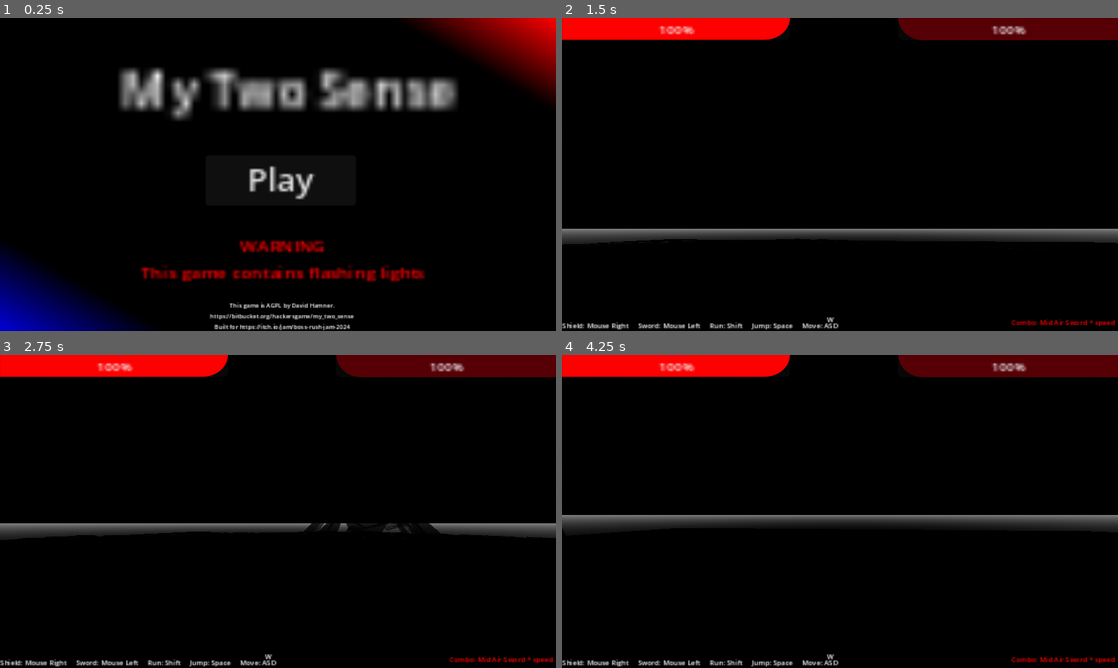
Above: before the commit, frames 1-4 (two rows, left to right).
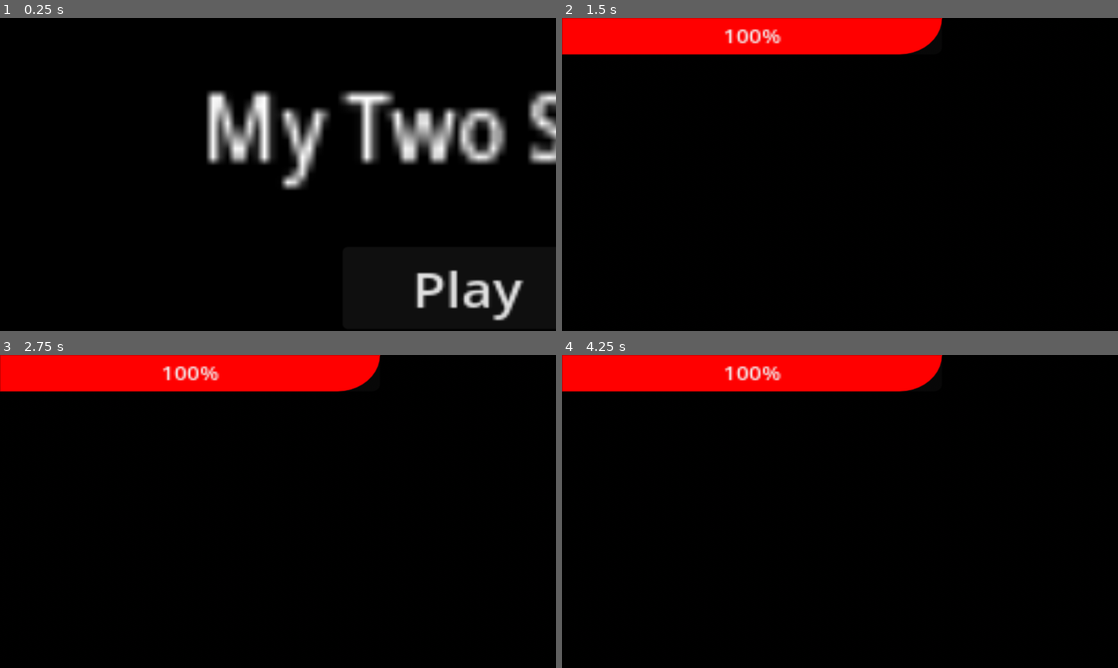
Above: after the commit, the same moments.

Repository: ruapotato/eyelander
Game: Godot game, scene res://main_menu.tscn
The game is run twice, just before and just after one commit, with the same random seed, the same clock (stepped at 60 frames per second) and the same inputs. Sound files missing from this copy of the repository are replaced by a short silence.
Inputs (mouse positions are in pixels of both pictures, inside the frame that each line leads up to):
- Up to frame 1 (0.25 s): no input
- Up to frame 2 (1.5 s): click "Play" at 0.5 s; tap Enter at 1.25 s; move the mouse to (962, 158) at 1.27 s; hold D (right) from 1.28 s (still down); right-click (962, 158) at 1.35 s
- Up to frame 3 (2.75 s): tap Space (jump) at 1.52, 2.27 s; move the mouse to (250, 511) at 2.02 s; release D (right) at 2.03 s; hold W (forward) from 2.03 s (still down); right-click (250, 511) at 2.1 s
- Up to frame 4 (4.25 s): keep holding W (forward); move the mouse to (851, 505) at 2.77 s; hold Shift (sprint) 2.78-3.53 s; right-click (851, 505) at 3.05 s; move the mouse to (834, 517) at 3.52 s; click (834, 517) at 3.6 s; tap Space (jump) at 3.77 s; right-click (834, 517) at 3.8 s

The runs differ from the first frame. In frame 1, 25% of the frame differs, in the area x 0-100%, y 0-100%; in frame 2, 13%; in frame 3, 12%; in frame 4, 13%.

Commit message:
1/2 done 2nd boss

Diff:
--- a/Light_sounds.gd
+++ b/Light_sounds.gd
@@ -15,8 +15,10 @@
 	if get_playback_position() != 0:
 		var this_stream = get_stream_playback()
 		var volume_peak = AudioServer.get_bus_peak_volume_left_db(0,0)
-		if volume_peak > -150:
-			light.light_energy = abs(volume_peak) /8
-			#print(volume_peak)
+		#if volume_peak > -150:
+		var new_light_power = (200 + volume_peak)/200
+		#light.light_energy = abs(volume_peak) /2
+		light.light_energy = new_light_power
+		#print(new_light_power)
 	else:
 		light.light_energy = 0
--- a/boss_1.gd
+++ b/boss_1.gd
@@ -107,8 +107,8 @@
 
 func walk_sound():
 	if walking_on == "dirt":
-		#var sound_to_use = dirt_sounds.get_children().pick_random()
-		var sound_to_use = dirt_sounds.get_children()[0]
+		var sound_to_use = dirt_sounds.get_children().pick_random()
+		#var sound_to_use = dirt_sounds.get_children()[0]
 		#$"sounds/walking_dirt/1/sound_light".light_energy
 		#$"sounds/walking_dirt/1".
 		sound_to_use.play()
--- a/boss_1.tscn
+++ b/boss_1.tscn
@@ -39,7 +39,7 @@
 transform = Transform3D(1, 0, 0, 0, 1, 0, 0, 0, 1, 0, 2.65833, 3.72553)
 
 [node name="walking_dirt" type="Node3D" parent="sounds"]
-transform = Transform3D(2.07591, 0, 0, 0, 1.69565, 0, 0, 0, 2.17674, 0, -2.31325, -4.45003)
+transform = Transform3D(2.07591, 0, 0, 0, 1.69565, 0, 0, 0, 2.17674, 0, -0.909337, -0.134472)
 
 [node name="1" type="AudioStreamPlayer3D" parent="sounds/walking_dirt"]
 stream = ExtResource("2_tgton")
@@ -48,17 +48,18 @@
 
 [node name="sound_light" type="OmniLight3D" parent="sounds/walking_dirt/1"]
 transform = Transform3D(1, 0, 0, 0, 1, 0, 0, 0, 1, 0, 0.0348836, -0.0037058)
-light_color = Color(0.147351, 0.577576, 0.999995, 1)
-light_energy = 15.03
+light_color = Color(0.254902, 0.615686, 1, 1)
+light_energy = 16.0
 light_size = 1.0
 omni_range = 4096.0
 
 [node name="2" type="AudioStreamPlayer3D" parent="sounds/walking_dirt"]
 stream = ExtResource("3_vpcd2")
 doppler_tracking = 2
+script = ExtResource("3_t7c3m")
 
 [node name="sound_light" type="OmniLight3D" parent="sounds/walking_dirt/2"]
-light_color = Color(0.147351, 0.577576, 0.999995, 1)
+light_color = Color(0.254902, 0.615686, 1, 1)
 light_energy = 0.0
 light_size = 1.0
 omni_range = 4096.0
@@ -66,9 +67,10 @@
 [node name="3" type="AudioStreamPlayer3D" parent="sounds/walking_dirt"]
 stream = ExtResource("4_knmrh")
 doppler_tracking = 2
+script = ExtResource("3_t7c3m")
 
 [node name="sound_light" type="OmniLight3D" parent="sounds/walking_dirt/3"]
-light_color = Color(0.147351, 0.577576, 0.999995, 1)
+light_color = Color(0.254902, 0.615686, 1, 1)
 light_energy = 0.0
 light_size = 1.0
 omni_range = 4096.0
@@ -76,9 +78,10 @@
 [node name="4" type="AudioStreamPlayer3D" parent="sounds/walking_dirt"]
 stream = ExtResource("5_cu7dq")
 doppler_tracking = 2
+script = ExtResource("3_t7c3m")
 
 [node name="sound_light" type="OmniLight3D" parent="sounds/walking_dirt/4"]
-light_color = Color(0.147351, 0.577576, 0.999995, 1)
+light_color = Color(0.254902, 0.615686, 1, 1)
 light_energy = 0.0
 light_size = 1.0
 omni_range = 4096.0
@@ -86,9 +89,10 @@
 [node name="5" type="AudioStreamPlayer3D" parent="sounds/walking_dirt"]
 stream = ExtResource("1_6mnuc")
 doppler_tracking = 2
+script = ExtResource("3_t7c3m")
 
 [node name="sound_light" type="OmniLight3D" parent="sounds/walking_dirt/5"]
-light_color = Color(0.147351, 0.577576, 0.999995, 1)
+light_color = Color(0.254902, 0.615686, 1, 1)
 light_energy = 0.0
 light_size = 1.0
 omni_range = 4096.0
@@ -96,9 +100,10 @@
 [node name="6" type="AudioStreamPlayer3D" parent="sounds/walking_dirt"]
 stream = ExtResource("7_g8v14")
 doppler_tracking = 2
+script = ExtResource("3_t7c3m")
 
 [node name="sound_light" type="OmniLight3D" parent="sounds/walking_dirt/6"]
-light_color = Color(0.147351, 0.577576, 0.999995, 1)
+light_color = Color(0.254902, 0.615686, 1, 1)
 light_energy = 0.0
 light_size = 1.0
 omni_range = 4096.0
@@ -106,9 +111,10 @@
 [node name="7" type="AudioStreamPlayer3D" parent="sounds/walking_dirt"]
 stream = ExtResource("8_4embh")
 doppler_tracking = 2
+script = ExtResource("3_t7c3m")
 
 [node name="sound_light" type="OmniLight3D" parent="sounds/walking_dirt/7"]
-light_color = Color(0.147351, 0.577576, 0.999995, 1)
+light_color = Color(0.254902, 0.615686, 1, 1)
 light_energy = 0.0
 light_size = 1.0
 omni_range = 4096.0
@@ -116,9 +122,10 @@
 [node name="8" type="AudioStreamPlayer3D" parent="sounds/walking_dirt"]
 stream = ExtResource("9_28vn0")
 doppler_tracking = 2
+script = ExtResource("3_t7c3m")
 
 [node name="sound_light" type="OmniLight3D" parent="sounds/walking_dirt/8"]
-light_color = Color(0.147351, 0.577576, 0.999995, 1)
+light_color = Color(0.254902, 0.615686, 1, 1)
 light_energy = 0.0
 light_size = 1.0
 omni_range = 4096.0
--- a/boss_1_import.tscn
+++ b/boss_1_import.tscn
@@ -79,32 +79,32 @@
 [node name="boss_2" instance=ExtResource("1_ignb7")]
 
 [node name="Skeleton3D" parent="Armature" index="0"]
-bones/0/position = Vector3(1.11893, 13.9753, -9.13724)
+bones/0/position = Vector3(1.11893, 13.791, -9.13724)
 bones/0/rotation = Quaternion(0.736164, -0.0295269, 0.0319947, 0.675401)
-bones/1/rotation = Quaternion(-0.250052, -0.171317, -0.740835, 0.599406)
+bones/1/rotation = Quaternion(-0.256935, -0.167123, -0.737112, 0.602263)
 bones/2/rotation = Quaternion(0.438268, 0.0668664, -0.295323, 0.846306)
-bones/3/rotation = Quaternion(-0.239615, 0.18801, 0.684252, 0.662598)
+bones/3/rotation = Quaternion(-0.246795, 0.184415, 0.680253, 0.665086)
 bones/4/rotation = Quaternion(0.438265, -0.0668649, 0.295321, 0.846309)
 bones/7/rotation = Quaternion(0.194838, -0.130096, 0.0755277, 0.969231)
 bones/8/rotation = Quaternion(0.198067, 0.123456, -0.0985119, 0.96738)
 bones/9/rotation = Quaternion(0.193732, 0.00977137, 0.0366219, 0.980322)
-bones/12/rotation = Quaternion(0.126626, -0.571012, -0.43809, 0.682634)
+bones/12/rotation = Quaternion(0.117137, -0.555598, -0.443063, 0.693748)
 bones/12/scale = Vector3(1.15439, 1.15439, 1.15439)
 bones/13/rotation = Quaternion(0.028987, 0.199629, -0.253802, 0.945988)
 bones/13/scale = Vector3(1.00013, 1.34351, 1.00679)
-bones/14/rotation = Quaternion(0.126628, 0.571011, 0.43809, 0.682634)
+bones/14/rotation = Quaternion(0.117134, 0.555589, 0.443065, 0.693753)
 bones/14/scale = Vector3(1.15439, 1.15439, 1.15439)
 bones/15/rotation = Quaternion(0.0289858, -0.199626, 0.253803, 0.945988)
 bones/15/scale = Vector3(1.00013, 1.34351, 1.00679)
-bones/16/rotation = Quaternion(-0.0409857, -0.536992, -0.620045, 0.57053)
+bones/16/rotation = Quaternion(-0.0488521, -0.528487, -0.620925, 0.57686)
 bones/16/scale = Vector3(1.28774, 1.28774, 1.28774)
 bones/17/rotation = Quaternion(0.077453, -0.0657471, -0.209374, 0.972543)
-bones/18/rotation = Quaternion(-0.0213356, 0.538061, 0.59869, 0.592963)
+bones/18/rotation = Quaternion(-0.0294933, 0.529865, 0.599335, 0.599308)
 bones/18/scale = Vector3(1.28774, 1.28774, 1.28774)
 bones/19/rotation = Quaternion(0.0774488, 0.065749, 0.209372, 0.972544)
-bones/20/rotation = Quaternion(-0.0722122, -0.256028, -0.574854, 0.773807)
+bones/20/rotation = Quaternion(-0.0774889, -0.250245, -0.565917, 0.781736)
 bones/21/rotation = Quaternion(0.287304, -0.0634732, -0.4826, 0.824939)
-bones/22/rotation = Quaternion(-0.0815329, 0.257041, 0.60747, 0.747169)
+bones/22/rotation = Quaternion(-0.0866085, 0.251062, 0.598914, 0.755493)
 bones/23/rotation = Quaternion(0.243098, 0.00481293, 0.535462, 0.808802)
 
 [node name="Cube" parent="Armature/Skeleton3D" index="0"]
@@ -114,17 +114,17 @@
 surface_material_override/3 = ExtResource("2_5mrau")
 
 [node name="butt_bone" type="BoneAttachment3D" parent="Armature/Skeleton3D" index="1"]
-transform = Transform3D(0.996212, -0.0866918, 0.00722172, -0.000254781, -0.0859227, -0.996305, 0.086992, 0.992523, -0.0856193, 1.11893, 13.9753, -9.13724)
+transform = Transform3D(0.996212, -0.0866917, 0.00722166, -0.000254777, -0.0859221, -0.996305, 0.0869919, 0.992523, -0.0856187, 1.11893, 13.791, -9.13724)
 bone_name = "body"
 bone_idx = 0
 
 [node name="head_bone" type="BoneAttachment3D" parent="Armature/Skeleton3D" index="2"]
-transform = Transform3D(0.99971, -0.0241336, 0.00195792, 0.00122079, -0.0305184, -0.999536, 0.0241825, 0.999243, -0.0304805, 0.424789, 13.9502, 1.52237)
+transform = Transform3D(0.99971, -0.0241335, 0.00195787, 0.00122075, -0.0305178, -0.999536, 0.0241824, 0.999243, -0.0304799, 0.424792, 13.7659, 1.52237)
 bone_name = "head"
 bone_idx = 6
 
 [node name="brain_bone" type="BoneAttachment3D" parent="Armature/Skeleton3D" index="3"]
-transform = Transform3D(1, 0.00116039, -4.03018e-07, -4.60033e-07, 4.75746e-07, -1, -0.00115989, 0.999999, -3.12906e-08, 0.220512, 13.9753, 9.28861)
+transform = Transform3D(1, 0.00116056, -4.76447e-07, -5.33072e-07, 8.91031e-07, -1, -0.00116008, 0.999999, 3.85942e-07, 0.220517, 13.791, 9.28861)
 bone_name = "body_5"
 bone_idx = 11
 
--- /dev/null
+++ b/boss_2.gd
@@ -0,0 +1,54 @@
+extends Node3D
+
+@onready var seg_bit = preload("res://seg_bit.tscn")
+
+@onready var damage_todo = 0
+@onready var start_life = 500
+@onready var life = start_life
+@onready var player = get_parent().find_child("player")
+
+var max_segment = 5
+#var segments = [[100,100,100,100,100],
+#[100,100,100,100,100]]
+var segments = []
+
+# Called when the node enters the scene tree for the first time.
+func _ready():
+	segments.append([])
+	for i in range(0,max_segment):
+		segments[-1].append(100)
+	pass # Replace with function body.
+
+func get_target():
+	return(player.global_position + Vector3(0,.2,0))
+
+func get_segments_bits(index):
+	var found = []
+	for body in get_children():
+		if "segy" in body.name and "segy_" + str(index) in body.name:
+			found.append(body)
+	return(found)
+
+# Called every frame. 'delta' is the elapsed time since the previous frame.
+func _process(delta):
+	for index in range(0, len(segments)):
+		var segment = segments[index]
+		var segment_bits = get_segments_bits(index)
+		if len(segment) > len(segment_bits):
+			var needed = len(segment) - len(segment_bits)
+			print("need to spawn: " + str(needed))
+			print(index)
+			for seg_index in range(len(segment_bits), len(segment_bits) + needed):
+				var name = "segy_" + str(index) + "_" + str(seg_index)
+				var parent_seg = "segy_" + str(index) + "_" + str(seg_index - 1)
+				print("swapn: " + name)
+				var new_seg_bit = seg_bit.instantiate()
+				new_seg_bit.name = name
+				new_seg_bit.index = index
+				new_seg_bit.seg_index = seg_index
+				new_seg_bit.set_deferred("global_position", global_position + Vector3(seg_index,0,seg_index))
+				if seg_index == 0:
+					new_seg_bit.is_head = true
+				else:
+					new_seg_bit.parent_seg = parent_seg
+				add_child(new_seg_bit)
--- /dev/null
+++ b/boss_2.tscn
@@ -0,0 +1,6 @@
+[gd_scene load_steps=2 format=3 uid="uid://cn17hvepftift"]
+
+[ext_resource type="Script" path="res://boss_2.gd" id="1_5dxve"]
+
+[node name="boss_2" type="Node3D"]
+script = ExtResource("1_5dxve")
--- a/player.gd
+++ b/player.gd
@@ -9,7 +9,7 @@
 @onready var gui = $GUI
 @onready var hurt_sund = $hurt
 @onready var dirt_sounds = $sounds/walking_dirt
-@onready var boss_1 = get_parent().find_child("boss_1")
+@onready var boss = get_parent().find_child("boss")
 @onready var game_over_screen = preload("res://game_over.tscn")
 var walk_sound_every = 0
 var walk_sounds_timer = 0
@@ -28,7 +28,7 @@
 var damage_todo = 0
 var life = 100
 var life_gen = .5
-var boss_1_life = 0
+var boss_life = 0
 #var swipe_start_angle = 180
 #var swipe_end_angle = 30
 var swipe_stage = 1
@@ -92,8 +92,8 @@
 
 func walk_sound():
 	if walking_on == "dirt":
-		#var sound_to_use = dirt_sounds.get_children().pick_random()
-		var sound_to_use = dirt_sounds.get_children()[0]
+		var sound_to_use = dirt_sounds.get_children().pick_random()
+		#var sound_to_use = dirt_sounds.get_children()[0]
 		#$"sounds/walking_dirt/1/sound_light".light_energy
 		#$"sounds/walking_dirt/1".
 		sound_to_use.play()
@@ -128,10 +128,11 @@
 	# Get the input direction and handle the movement/deceleration.
 	# As good practice, you should replace UI actions with custom gameplay actions.
 	if dazzed == 0:
-		walk_sounds_timer += delta
-		if walk_sounds_timer >= walk_sound_every:
-			walk_sound()
-			walk_sounds_timer = 0
+		if is_on_floor():
+			walk_sounds_timer += delta
+			if walk_sounds_timer >= walk_sound_every:
+				walk_sound()
+				walk_sounds_timer = 0
 			#print("wlak sound")
 		var input_dir = Input.get_vector("left", "right", "forward", "backward")
 		var direction = (piv.transform.basis * Vector3(input_dir.x, 0, input_dir.y)).normalized()
@@ -207,9 +208,10 @@
 
 # Called every frame. 'delta' is the elapsed time since the previous frame.
 func _process(delta):
-	if boss_1_life != boss_1.life:
-		boss_1_life =  boss_1.life
-		gui.find_child("BOSS_1_LIFE").value = (boss_1.life/boss_1.start_life) * 100
+	if boss_life != boss.life:
+		boss_life =  boss.life
+		if gui.find_child("boss_LIFE"):
+			gui.find_child("boss_LIFE").value = (boss.life/boss.start_life) * 100
 		#print("set boss life")
 
 	if life < 100:
--- a/player.tscn
+++ b/player.tscn
@@ -86,6 +86,7 @@
 [node name="2" type="AudioStreamPlayer3D" parent="sounds/walking_dirt"]
 stream = ExtResource("8_ma7fy")
 doppler_tracking = 2
+script = ExtResource("6_47ugm")
 
 [node name="sound_light" type="OmniLight3D" parent="sounds/walking_dirt/2"]
 light_color = Color(0.254902, 0.615686, 1, 1)
@@ -96,6 +97,7 @@
 [node name="3" type="AudioStreamPlayer3D" parent="sounds/walking_dirt"]
 stream = ExtResource("9_dqeyl")
 doppler_tracking = 2
+script = ExtResource("6_47ugm")
 
 [node name="sound_light" type="OmniLight3D" parent="sounds/walking_dirt/3"]
 light_color = Color(0.254902, 0.615686, 1, 1)
@@ -106,6 +108,7 @@
 [node name="4" type="AudioStreamPlayer3D" parent="sounds/walking_dirt"]
 stream = ExtResource("10_1rxt7")
 doppler_tracking = 2
+script = ExtResource("6_47ugm")
 
 [node name="sound_light" type="OmniLight3D" parent="sounds/walking_dirt/4"]
 light_color = Color(0.254902, 0.615686, 1, 1)
@@ -116,6 +119,7 @@
 [node name="5" type="AudioStreamPlayer3D" parent="sounds/walking_dirt"]
 stream = ExtResource("11_0skx8")
 doppler_tracking = 2
+script = ExtResource("6_47ugm")
 
 [node name="sound_light" type="OmniLight3D" parent="sounds/walking_dirt/5"]
 light_color = Color(0.254902, 0.615686, 1, 1)
@@ -126,6 +130,7 @@
 [node name="6" type="AudioStreamPlayer3D" parent="sounds/walking_dirt"]
 stream = ExtResource("12_tnttn")
 doppler_tracking = 2
+script = ExtResource("6_47ugm")
 
 [node name="sound_light" type="OmniLight3D" parent="sounds/walking_dirt/6"]
 light_color = Color(0.254902, 0.615686, 1, 1)
@@ -136,6 +141,7 @@
 [node name="7" type="AudioStreamPlayer3D" parent="sounds/walking_dirt"]
 stream = ExtResource("13_a1ryk")
 doppler_tracking = 2
+script = ExtResource("6_47ugm")
 
 [node name="sound_light" type="OmniLight3D" parent="sounds/walking_dirt/7"]
 light_color = Color(0.254902, 0.615686, 1, 1)
@@ -146,6 +152,7 @@
 [node name="8" type="AudioStreamPlayer3D" parent="sounds/walking_dirt"]
 stream = ExtResource("14_64vdx")
 doppler_tracking = 2
+script = ExtResource("6_47ugm")
 
 [node name="sound_light" type="OmniLight3D" parent="sounds/walking_dirt/8"]
 light_color = Color(0.254902, 0.615686, 1, 1)
--- a/project.godot
+++ b/project.godot
@@ -17,9 +17,6 @@
 
 [display]
 
-window/size/viewport_width=1920
-window/size/viewport_height=1080
-window/size/mode=3
 window/stretch/mode="canvas_items"
 
 [input]
--- /dev/null
+++ b/seg_bit.gd
@@ -0,0 +1,116 @@
+extends Area3D
+@onready var player = get_parent().get_parent().find_child("player")
+@onready var dirt_sounds = $walking_dirt
+var is_head = false
+#var head_seg
+var seg_index
+var index
+var life = 100
+var parent_seg = null
+var circle_range = 3
+var speed = 8
+var head_hight = 2
+var head_bob = 0
+var setup = false
+var sound_started = false
+var level_edge = 35
+var player_pass = false
+var heading = Vector3(1,0,0)
+var knockback_strength = 50
+var slam_damage = 50
+
+# Called when the node enters the scene tree for the first time.
+func _ready():
+	pass#heading = global_position.move_toward(get_target(), (speed) * .1)
+
+func get_parent_seg():
+	for body in get_parent().get_children():
+		if body.name == parent_seg:
+			return(body)
+
+func walk_sound():
+
+	var sound_to_use = dirt_sounds.get_children().pick_random()
+	#var sound_to_use = dirt_sounds.get_children()[0]
+	#$"sounds/walking_dirt/1/sound_light".light_energy
+	#$"sounds/walking_dirt/1".
+	sound_to_use.play()
+
+
+func get_target():
+	return(player.global_position + Vector3(0,.2,0))
+# Called every frame. 'delta' is the elapsed time since the previous frame.
+func _process(delta):
+	head_bob += delta
+	if not setup and seg_index:
+		setup = true
+		head_bob -= seg_index * .1
+	head_hight = ((head_bob - int(head_bob)) ) * 2
+	var speed_effector = head_hight * 2
+	if speed_effector < .1:
+		if not sound_started:
+			walk_sound()
+			sound_started = true
+	else:
+		sound_started = false
+	if head_hight > 1:
+		head_hight = 1 - (head_hight - 1)
+		head_hight = head_hight * 4
+	if is_head:
+		#print(heading)
+		#var target = get_target()
+		#look_at(heading)
+		#print(head_hight)
+		global_position.y = lerp(global_position.y, head_hight, 2 * delta)
+
+		if global_position.distance_to(Vector3(0,0,0)) > level_edge:
+			look_at(get_target())
+			heading = global_position.move_toward(get_target(), (speed) * delta) - global_position
+			print("retarget player")
+
+		global_position += (heading * speed_effector)
+		#if not player_pass:
+			#global_position.x += 1
+		#	global_position += heading
+		#	if global_position.distance_to(Vector3(0,0,0)) > level_edge:
+		#		player_pass = true
+		#		look_at(get_target())
+		#		heading = global_position.move_toward(get_target(), (speed * speed_effector) * delta) - global_position
+
+	if not is_head:
+		var pseg = get_parent_seg()
+		look_at(pseg.global_position)
+		global_position.y = lerp(global_position.y, head_hight, 2 * delta)
+		if global_position.distance_to(pseg.global_position) > $CollisionShape3D.shape.radius * 2:
+			#global_position = lerp(global_position, pseg.global_position, speed * delta * 2)
+			global_position = global_position.move_toward(pseg.global_position, (speed * 2) * delta)
+
+
+		#print(parent_seg)
+
+
+func _on_area_entered(area):
+	_on_body_entered(area)
+
+
+func _on_body_entered(body):
+	if is_head:
+		#print("Smaked your ass")
+		var knockback_direction = global_position.direction_to(get_target())
+		var knockback_force
+		#player.set_deferred("velocity", player.velocity + knockback_force)
+		if body.name == "shild":
+			print("shild hit")
+			knockback_force = knockback_direction  * (knockback_strength * .5)
+			knockback_force.y = 2
+			if player.dazzed == 0:
+				player.knockback = knockback_force
+				player.damage_todo = 5
+				body.find_child("hit").play()
+		elif body.name == "player":
+			print("player hit")
+			knockback_force = knockback_direction * knockback_strength
+			knockback_force.y = 2
+			if player.dazzed == 0:
+				player.knockback = knockback_force
+				player.damage_todo = slam_damage
--- /dev/null
+++ b/seg_bit.tscn
@@ -0,0 +1,125 @@
+[gd_scene load_steps=14 format=3 uid="uid://bf70bu477nbhd"]
+
+[ext_resource type="Material" uid="uid://dnc00ghr63hgl" path="res://native/skin.tres" id="1_e60il"]
+[ext_resource type="Script" path="res://seg_bit.gd" id="1_vywxl"]
+[ext_resource type="AudioStream" uid="uid://chy3uwn0hlqjc" path="res://import/jute-dh-steps/stepdirt_1.wav" id="3_i33aa"]
+[ext_resource type="Script" path="res://Light_sounds.gd" id="4_rn1c7"]
+[ext_resource type="AudioStream" uid="uid://lky2s6lpvtn5" path="res://import/jute-dh-steps/stepdirt_2.wav" id="5_c3tc5"]
+[ext_resource type="AudioStream" uid="uid://cpibwf5bya5nt" path="res://import/jute-dh-steps/stepdirt_3.wav" id="6_h25x1"]
+[ext_resource type="AudioStream" uid="uid://pwb0oc78mb3w" path="res://import/jute-dh-steps/stepdirt_4.wav" id="7_5oa5x"]
+[ext_resource type="AudioStream" uid="uid://bdcf48rpsd10k" path="res://import/jute-dh-steps/stepdirt_5.wav" id="8_p7khf"]
+[ext_resource type="AudioStream" uid="uid://ckagbohbcdk4w" path="res://import/jute-dh-steps/stepdirt_6.wav" id="9_yghrg"]
+[ext_resource type="AudioStream" uid="uid://blebvyohfm0hh" path="res://import/jute-dh-steps/stepdirt_7.wav" id="10_jljum"]
+[ext_resource type="AudioStream" uid="uid://dkgnp5ge3tnn8" path="res://import/jute-dh-steps/stepdirt_8.wav" id="11_3uobj"]
+
+[sub_resource type="SphereShape3D" id="SphereShape3D_m07xa"]
+radius = 0.7
+
+[sub_resource type="CylinderMesh" id="CylinderMesh_6yttc"]
+top_radius = 0.1
+
+[node name="seg_bit" type="Area3D"]
+script = ExtResource("1_vywxl")
+
+[node name="CollisionShape3D" type="CollisionShape3D" parent="."]
+shape = SubResource("SphereShape3D_m07xa")
+
+[node name="MeshInstance3D" type="MeshInstance3D" parent="."]
+transform = Transform3D(1.91069e-15, 4.37114e-08, -1, 1, -4.37114e-08, 0, -4.37114e-08, -1, -4.37114e-08, 0, 0, 0)
+material_override = ExtResource("1_e60il")
+mesh = SubResource("CylinderMesh_6yttc")
+
+[node name="walking_dirt" type="Node3D" parent="."]
+transform = Transform3D(2.07591, 0, 0, 0, 1.69565, 0, 0, 0, 2.17674, 0, -0.909337, -0.134472)
+
+[node name="1" type="AudioStreamPlayer3D" parent="walking_dirt"]
+stream = ExtResource("3_i33aa")
+doppler_tracking = 2
+script = ExtResource("4_rn1c7")
+
+[node name="sound_light" type="OmniLight3D" parent="walking_dirt/1"]
+transform = Transform3D(1, 0, 0, 0, 1, 0, 0, 0, 1, 0, 0.0348836, -0.0037058)
+light_color = Color(0.254902, 0.615686, 1, 1)
+light_energy = 16.0
+light_size = 1.0
+omni_range = 4096.0
+
+[node name="2" type="AudioStreamPlayer3D" parent="walking_dirt"]
+stream = ExtResource("5_c3tc5")
+doppler_tracking = 2
+script = ExtResource("4_rn1c7")
+
+[node name="sound_light" type="OmniLight3D" parent="walking_dirt/2"]
+light_color = Color(0.254902, 0.615686, 1, 1)
+light_energy = 0.0
+light_size = 1.0
+omni_range = 4096.0
+
+[node name="3" type="AudioStreamPlayer3D" parent="walking_dirt"]
+stream = ExtResource("6_h25x1")
+doppler_tracking = 2
+script = ExtResource("4_rn1c7")
+
+[node name="sound_light" type="OmniLight3D" parent="walking_dirt/3"]
+light_color = Color(0.254902, 0.615686, 1, 1)
+light_energy = 0.0
+light_size = 1.0
+omni_range = 4096.0
+
+[node name="4" type="AudioStreamPlayer3D" parent="walking_dirt"]
+stream = ExtResource("7_5oa5x")
+doppler_tracking = 2
+script = ExtResource("4_rn1c7")
+
+[node name="sound_light" type="OmniLight3D" parent="walking_dirt/4"]
+light_color = Color(0.254902, 0.615686, 1, 1)
+light_energy = 0.0
+light_size = 1.0
+omni_range = 4096.0
+
+[node name="5" type="AudioStreamPlayer3D" parent="walking_dirt"]
+stream = ExtResource("8_p7khf")
+doppler_tracking = 2
+script = ExtResource("4_rn1c7")
+
+[node name="sound_light" type="OmniLight3D" parent="walking_dirt/5"]
+light_color = Color(0.254902, 0.615686, 1, 1)
+light_energy = 0.0
+light_size = 1.0
+omni_range = 4096.0
+
+[node name="6" type="AudioStreamPlayer3D" parent="walking_dirt"]
+stream = ExtResource("9_yghrg")
+doppler_tracking = 2
+script = ExtResource("4_rn1c7")
+
+[node name="sound_light" type="OmniLight3D" parent="walking_dirt/6"]
+light_color = Color(0.254902, 0.615686, 1, 1)
+light_energy = 0.0
+light_size = 1.0
+omni_range = 4096.0
+
+[node name="7" type="AudioStreamPlayer3D" parent="walking_dirt"]
+stream = ExtResource("10_jljum")
+doppler_tracking = 2
+script = ExtResource("4_rn1c7")
+
+[node name="sound_light" type="OmniLight3D" parent="walking_dirt/7"]
+light_color = Color(0.254902, 0.615686, 1, 1)
+light_energy = 0.0
+light_size = 1.0
+omni_range = 4096.0
+
+[node name="8" type="AudioStreamPlayer3D" parent="walking_dirt"]
+stream = ExtResource("11_3uobj")
+doppler_tracking = 2
+script = ExtResource("4_rn1c7")
+
+[node name="sound_light" type="OmniLight3D" parent="walking_dirt/8"]
+light_color = Color(0.254902, 0.615686, 1, 1)
+light_energy = 0.0
+light_size = 1.0
+omni_range = 4096.0
+
+[connection signal="area_entered" from="." to="." method="_on_area_entered"]
+[connection signal="body_entered" from="." to="." method="_on_body_entered"]
--- a/world.tscn
+++ b/world.tscn
@@ -2,7 +2,7 @@
 
 [ext_resource type="Script" path="res://world.gd" id="1_1w3vy"]
 [ext_resource type="PackedScene" uid="uid://hj5galx0bqtw" path="res://player.tscn" id="1_ljbio"]
-[ext_resource type="PackedScene" uid="uid://r3nb3djoacxm" path="res://boss_1.tscn" id="2_iid7c"]
+[ext_resource type="PackedScene" uid="uid://cn17hvepftift" path="res://boss_2.tscn" id="4_djhoh"]
 [ext_resource type="PackedScene" uid="uid://b40u0bwvnhur2" path="res://level_1.tscn" id="4_p0yyn"]
 
 [sub_resource type="ProceduralSkyMaterial" id="ProceduralSkyMaterial_yj0e5"]
@@ -35,7 +35,7 @@
 [node name="player" parent="." instance=ExtResource("1_ljbio")]
 transform = Transform3D(1, 0, 0, 0, 1, 0, 0, 0, 1, 0, 1.28402, 9.81731)
 
-[node name="boss_1" parent="." instance=ExtResource("2_iid7c")]
-transform = Transform3D(-0.997665, 0, -0.0682939, 0, 1, 0, 0.0682939, 0, -0.997665, 0, 1.31092, -12.9303)
+[node name="Level_1" parent="." instance=ExtResource("4_p0yyn")]
 
-[node name="Level_1" parent="." instance=ExtResource("4_p0yyn")]
+[node name="boss" parent="." instance=ExtResource("4_djhoh")]
+transform = Transform3D(1, 0, 0, 0, 1, 0, 0, 0, 1, 0, 0.7, 0)
